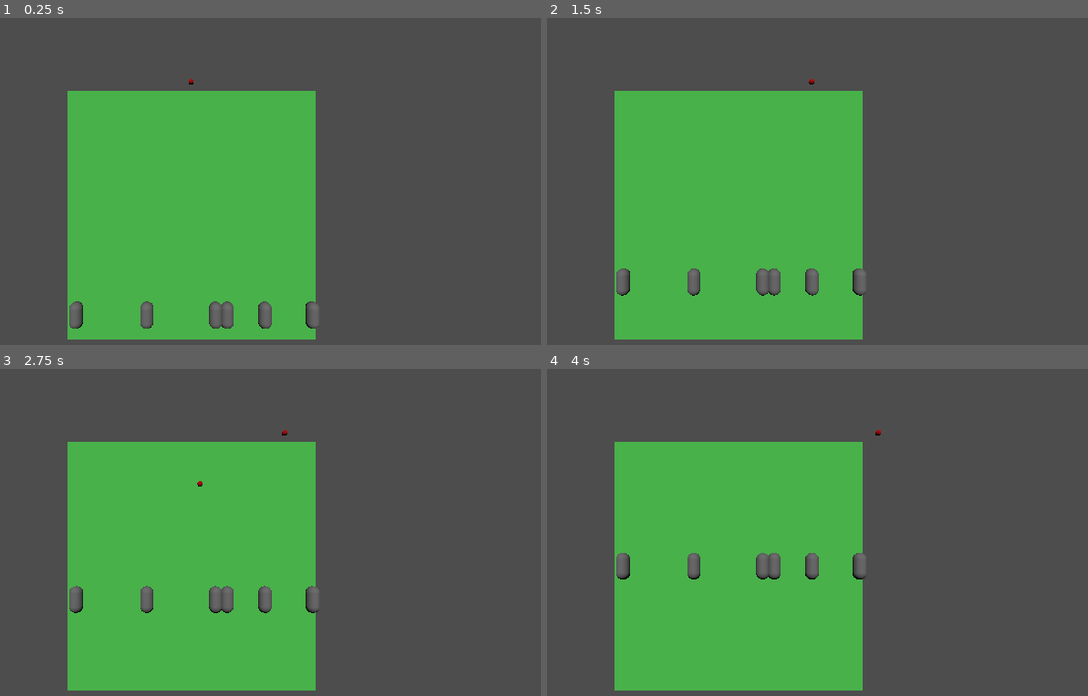
Above: before the commit, frames 1-4 (two rows, left to right).
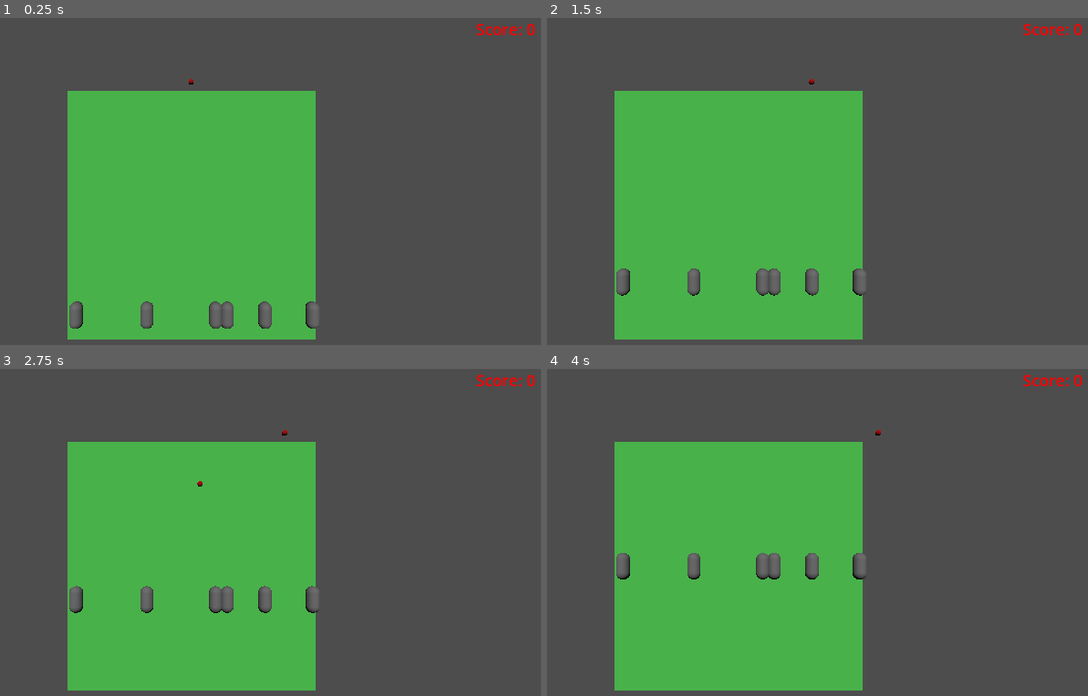
Above: after the commit, the same moments.

Repository: Boyquotes/SeigeClone
Game: Godot game, scene res://Scenes/map.tscn
Same seed, same stepped clock (60 frames per second), same inputs: the game is played once before the commit and once after it.
Inputs (mouse positions are in pixels of both pictures, inside the frame that each line leads up to):
- Up to frame 1 (0.25 s): no input
- Up to frame 2 (1.5 s): move the mouse to (898, 194) at 0.52 s; hold D (move_right) 0.53-1.28 s; tap X (accept) at 0.6, 1.35 s; move the mouse to (590, 237) at 1.27 s; hold A (move_left) from 1.28 s (still down)
- Up to frame 3 (2.75 s): move the mouse to (265, 476) at 2.02 s; release A (move_left) at 2.03 s; hold D (move_right) from 2.03 s (still down); click (265, 476) at 2.1 s; tap X (accept) at 2.3 s
- Up to frame 4 (4 s): move the mouse to (703, 646) at 2.77 s; tap X (accept) at 2.85, 3.6 s; move the mouse to (958, 627) at 3.52 s; release D (move_right) at 3.53 s; hold A (move_left) from 3.53 s (still down)

The runs differ from the first frame. In frame 1, 0.2% of the frame differs, in the area x 88-99%, y 1-6%; in frame 2, 0.2%; in frame 3, 0.2%; in frame 4, 0.2%.

Commit message:
Created score/high score ui

Diff:
--- /dev/null
+++ b/Label Settings/score_label_settings.tres
@@ -0,0 +1,5 @@
+[gd_resource type="LabelSettings" format=3 uid="uid://q8iok26bf10s"]
+
+[resource]
+font_size = 25
+font_color = Color(1, 0, 0, 1)
--- a/Scenes/map.tscn
+++ b/Scenes/map.tscn
@@ -6,10 +6,12 @@
 [ext_resource type="PackedScene" uid="uid://cdrp4mh7kt308" path="res://Scenes/map_boundary.tscn" id="4_8hkpt"]
 [ext_resource type="PackedScene" uid="uid://bsqtwuot85505" path="res://Scenes/lose_zone.tscn" id="6_ii4ju"]
 [ext_resource type="LabelSettings" uid="uid://dqndce3vdngen" path="res://Label Settings/game_over_label_settings.tres" id="6_n7j7u"]
+[ext_resource type="LabelSettings" uid="uid://q8iok26bf10s" path="res://Label Settings/score_label_settings.tres" id="7_gmrlx"]
 
-[node name="Map" type="Node3D" node_paths=PackedStringArray("_you_lose_UI")]
+[node name="Map" type="Node3D" node_paths=PackedStringArray("_you_lose_label", "_score_label")]
 script = ExtResource("1_licxb")
-_you_lose_UI = NodePath("You Lose UI")
+_you_lose_label = NodePath("UI/You Lose")
+_score_label = NodePath("UI/Score")
 
 [node name="Wall" parent="." instance=ExtResource("1_da43n")]
 transform = Transform3D(1, 0, 0, 0, 1, 0, 0, 0, 1, 0.004, 5, -1)
@@ -32,10 +34,10 @@
 [node name="lose zone" parent="." instance=ExtResource("6_ii4ju")]
 transform = Transform3D(1, 0, 0, 0, 1, 0, 0, 0, 1, 0, 10, 0)
 
-[node name="You Lose UI" type="CanvasLayer" parent="."]
+[node name="UI" type="CanvasLayer" parent="."]
+
+[node name="You Lose" type="Label" parent="UI"]
 visible = false
-
-[node name="Label" type="Label" parent="You Lose UI"]
 anchors_preset = 15
 anchor_right = 1.0
 anchor_bottom = 1.0
@@ -47,6 +49,19 @@
 horizontal_alignment = 1
 vertical_alignment = 1
 
+[node name="Score" type="Label" parent="UI"]
+anchors_preset = 1
+anchor_left = 1.0
+anchor_right = 1.0
+offset_left = -126.0
+offset_bottom = 59.0
+grow_horizontal = 0
+size_flags_horizontal = 8
+size_flags_vertical = 0
+text = "Score = 0"
+label_settings = ExtResource("7_gmrlx")
+vertical_alignment = 1
+
 [connection signal="area_entered" from="map boundary" to="." method="_on_map_boundary_area_entered"]
 [connection signal="body_entered" from="map boundary" to="." method="_on_map_boundary_body_entered"]
 [connection signal="area_entered" from="lose zone" to="." method="_on_lose_zone_area_entered"]
--- a/Scripts/game_controller.gd
+++ b/Scripts/game_controller.gd
@@ -11,7 +11,8 @@
 
 @export var MIN_STARTING_ENEMIES : int = 3
 @export var MAX_STARTING_ENEMIES : int = 6
-@export var _you_lose_UI : CanvasLayer
+@export var _you_lose_label : Label
+@export var _score_label : Label
 
 
 func _ready():
@@ -24,13 +25,18 @@
 		create_enemy()
 
 
-func _process(delta):
+func _process(_delta):
 	if GameState.is_game_over():
-		_you_lose_UI.show()
+		_you_lose_label.show()
+
+		if GameState.is_new_high_score():
+			_you_lose_label.text += "\nNEW HIGH SCORE! - " + str(GameState.get_player_score())
 
 		if Input.is_action_just_pressed("accept"):
-			GameState.set_game_over(false)
 			restart_game()
+
+	#idk if this is smart doing this every frame but ¯\_(ツ)_/¯
+	_score_label.text = "Score: " + str(GameState.get_player_score())
 
 
 func _input(event):
@@ -68,9 +74,7 @@
 
 
 func restart_game() -> void:
-	print("Score: " + str(GameState.get_player_score()))
-	if GameState.is_new_high_score():
-		print("NEW HIGH SCORE!")
+	_you_lose_label.text = "You Lose!\n(Press 'x' to Try Again)"
 
 	GameState.set_game_over(false)
 	GameState.set_player_score(0)
Not shown: 1 places in Scenes/map.tscn that only renumber resources
